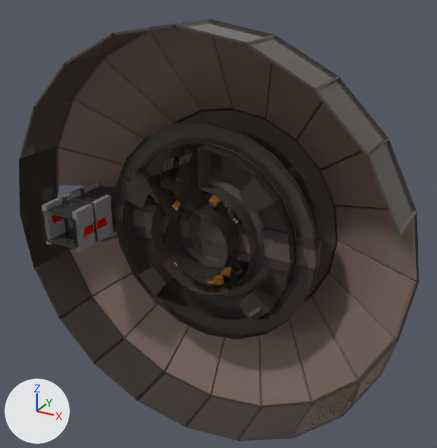
A saved change to the FBX model Pogplant/Pogplant Driver/Resources/Models/Environment/Level_02_Segment_07.fbx.
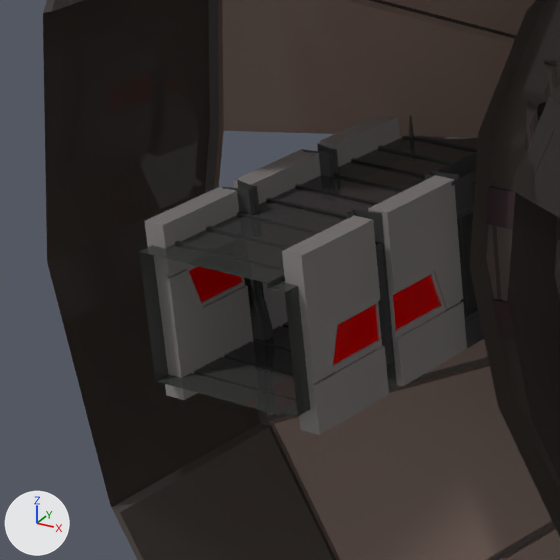
The first picture shows the older version from a camera (50 mm lens) standing at (-142.0, -369.0, -241.0) and looking at (-443.0, 177.0, -514.0). The close-ups show both versions on the part from 2% to 31% of the width and 35% to 63% of the height of that picture; other places that the commit changed are outside them. The axes (+X, +Y, +Z) are drawn at lower left. The lights are the same throughout. Where no turn or scale is listed for an object, it has been applied to the vertices. Vertices at the same position are counted once.

Objects in the first close-up: 'Level_02_Segment_07', 'Level_02_Segment_07_Rotate'.
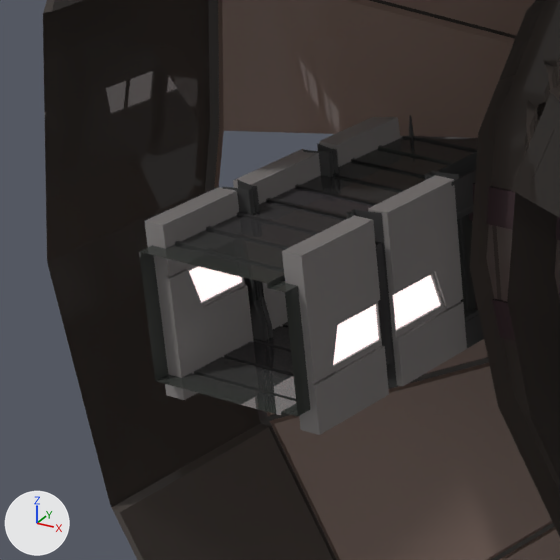
What changed in the scene script:
```text
Add img_ez_texture_01_e_dds:
    img_ez_texture_01_e_dds = load_image('EZ_Texture_01_E.dds', '_unpacked/EZ_Texture_01_E.dds', 512, 512, 'sRGB')
Add mat_material__6:
    mat_material__6 = bpy.data.materials.new('Material #6')
    # uses the picture img_ez_texture_01_dds
    # uses the picture img_ez_texture_01_e_dds
Change me_mesh:
    where me_mesh.from_pydata(...)  # 28401 vertices, 52191 faces; spans x -622.0..-211.0, y 46.0..356.0, z -700.0..-289.0
    used by ob_level_02_segment_07; location = (0.0, 0.0, 0.0)
    remove me_mesh.materials.append(mat_ez_texture_01)  # picture img_ez_texture_01_dds
    me_mesh part 1: all 48330 faces that had it switch from mat_ez_texture (picture img_ez_texture_01_dds) to mat_material__6
```

Where the change shows, as pixel boxes [x1, y1, x2, y2] in the close-ups (560 x 560 px):
part 1 of me_mesh, recoloured: [43, 0, 560, 560] in both
